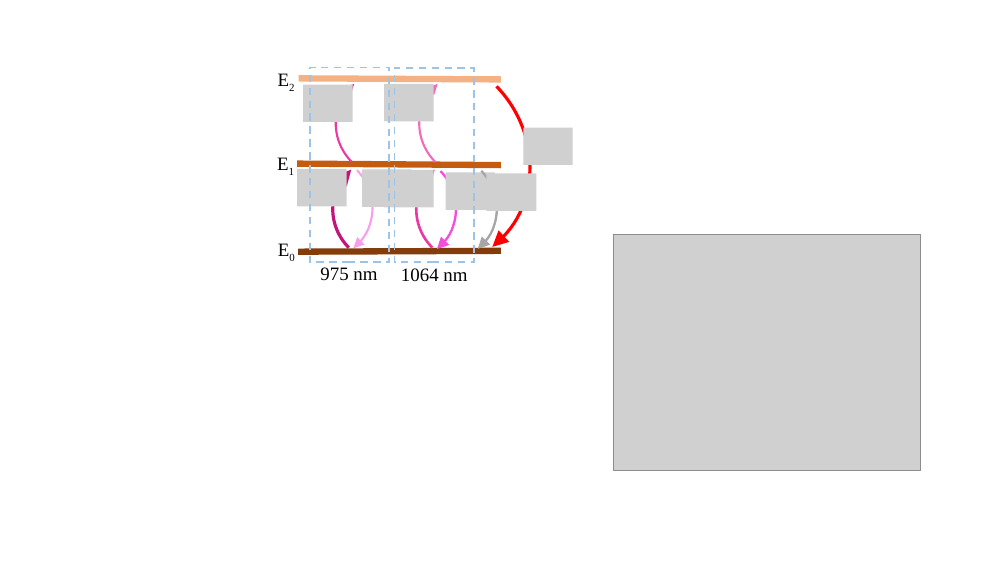
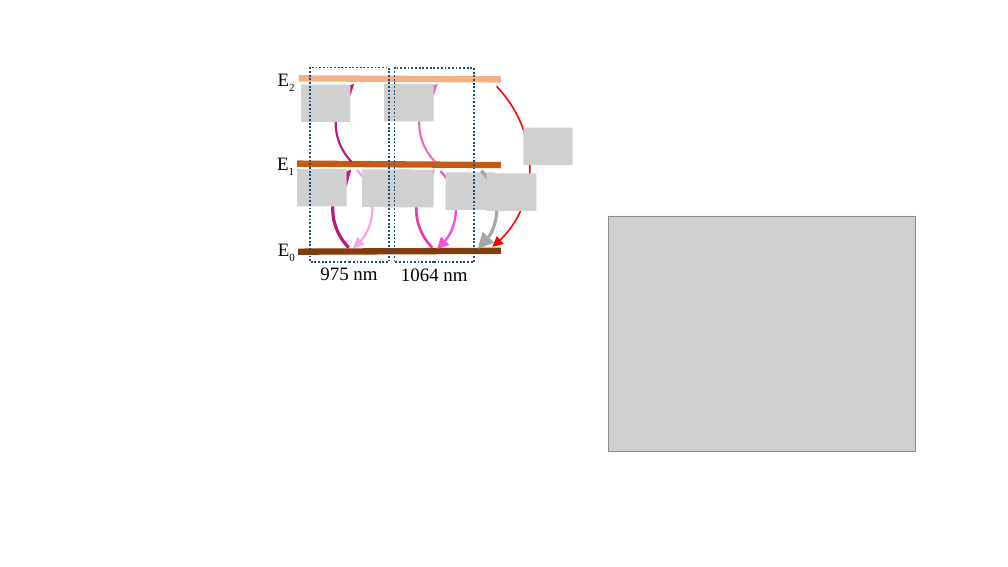
Before and after one commit to ghoshatanu857/NaBiF4_PL_analysis, a slide deck: slide 10 of NaBiF4_PL_analysis/pulse_sequence.pptx. Drawn at 1008x567 pixels with LibreOffice and Linux fonts; fonts in the diff are those of the drawing; grey boxes stand for pictures. Boxes give left, top, right and bottom in pixels: in the first picture for what was removed or moved away, otherwise in the second. Text is boxed around its words. In the diff, an @@ line names an element or a change of style, - is before the commit and + after.

```diff
--- a/NaBiF4_PL_analysis/pulse_sequence.pptx
+++ b/NaBiF4_PL_analysis/pulse_sequence.pptx
@@ arc (boxed as its full ellipse) at box(268, 6, 575, 313): outline #FF0000 3 pt to #FF0000 1.5 pt @@
@@ arc (boxed as its full ellipse) at box(314, 51, 463, 200): outline #EC38A3 2 pt to #C3137C 2 pt @@
@@ rectangle at box(310, 67, 389, 262): outline #9DC3E6 1.75 pt dashed to #1F4E79 1.75 pt dashed @@
@@ rectangle at box(395, 68, 474, 262): outline #9DC3E6 1.75 pt dashed to #1F4E79 1.75 pt dashed @@
@@ arc (boxed as its full ellipse) at box(370, 132, 519, 282): outline #A6A6A6 2.25 pt to #A6A6A6 3 pt @@
@@ picture: place and size @@
-picture at box(614, 234, 921, 470)
+picture at box(609, 216, 916, 452)
```
Also in this commit, not shown: 2 slides added, 1 slide removed, 6 other files.
